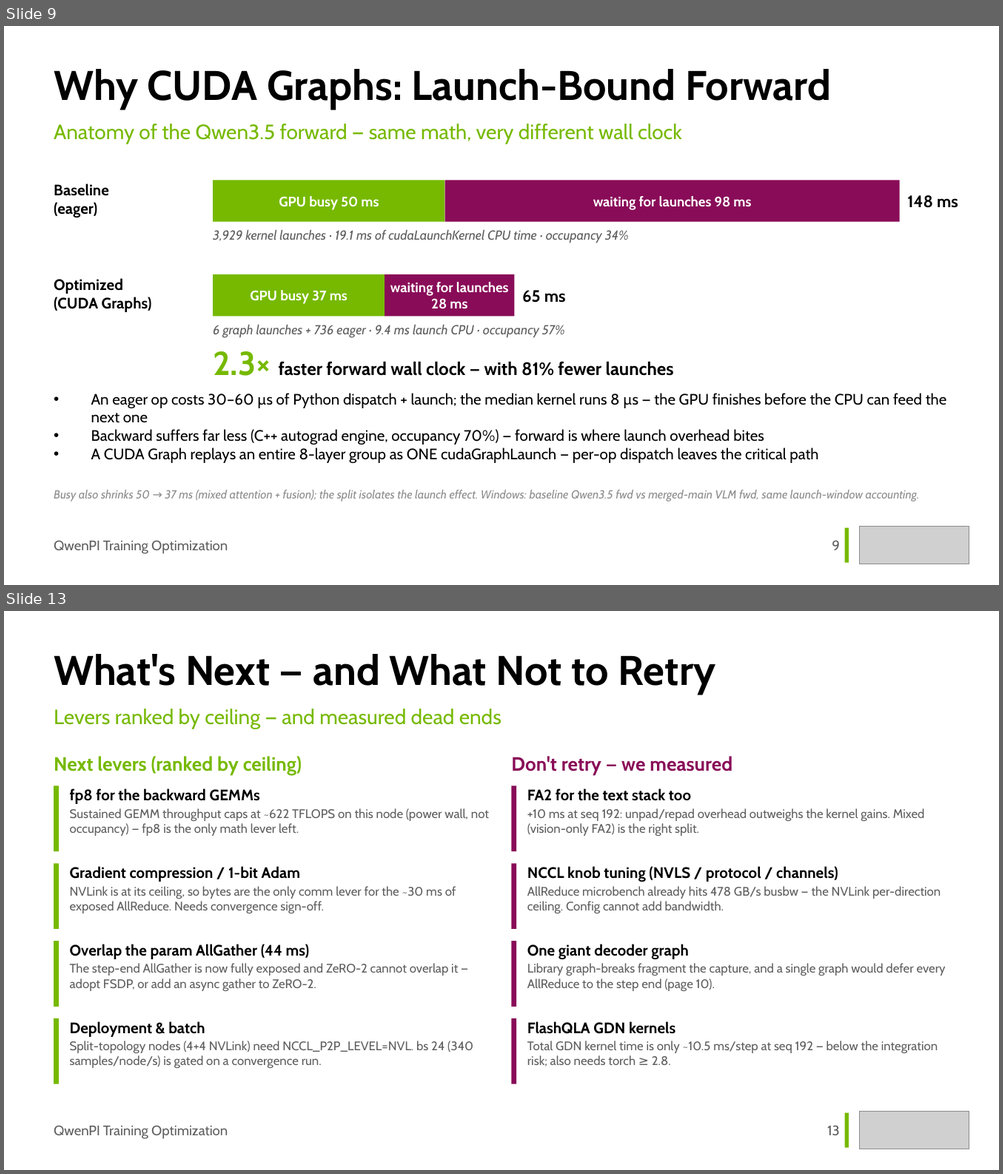
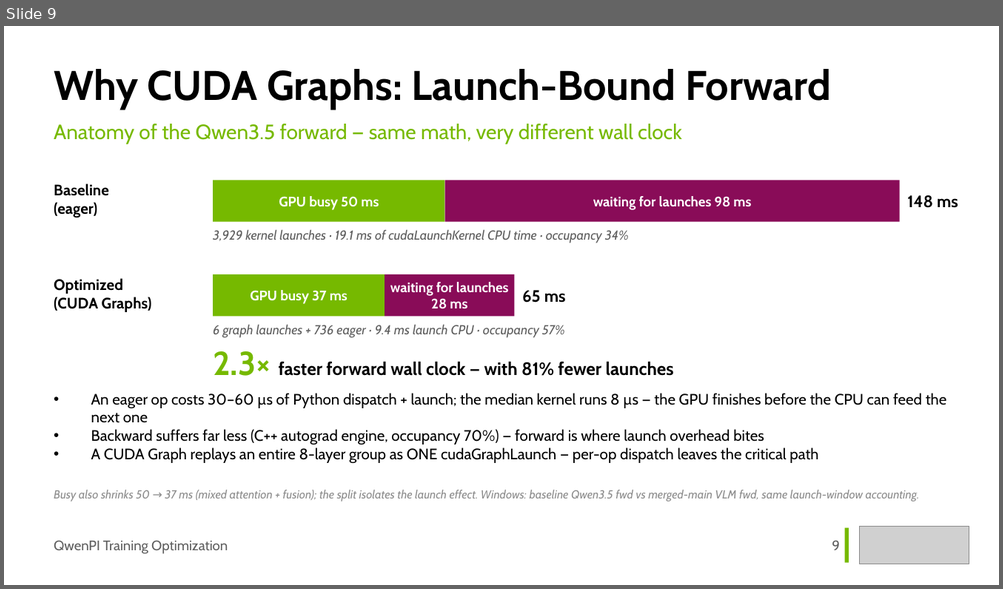
Before and after one commit to Holworth/starVLA, a slide deck: docs/slides/qwenpi-optimization.pptx. Shown one above the other, each under a label of ours: slides 9 and 13 before the commit, slide 9 after it; the slides between them are not shown. The pictures are 1003x1174 and 1003x589 pixels, drawn with LibreOffice and Linux fonts; fonts in the diff are those of the drawing; grey boxes stand for pictures. Boxes give left, top, right and bottom in pixels: in the first picture for what was removed or moved away, otherwise in the second. Text is boxed around its words. In the diff, an @@ line names an element or a change of style, - is before the commit and + after.

Commit message:
docs(slides): period-basis accounting deck-wide; AllGather-exposed closing timeline; 1000-step loss A/B

```diff
--- a/docs/slides/qwenpi-optimization.pptx
+++ b/docs/slides/qwenpi-optimization.pptx
@@ slide 13 removed at box(4, 611, 999, 1170), background #FFFFFF @@
@@ text removed at box(54, 654, 715, 694) @@
-What's Next — and What Not to Retry
@@ text removed at box(54, 709, 501, 729) @@
-Levers ranked by ceiling — and measured dead ends
@@ text removed at box(54, 756, 301, 775) @@
-Next levers (ranked by ceiling)
@@ text removed at box(511, 756, 732, 775) @@
-Don't retry — we measured
@@ rectangle removed at box(54, 786, 59, 851) @@
@@ rectangle removed at box(511, 786, 516, 851) @@
@@ text removed at box(70, 789, 260, 804) @@
-fp8 for the backward GEMMs
@@ text removed at box(70, 809, 489, 836) @@
-Sustained GEMM throughput caps at ~622 TFLOPS on this node (power wall, not occupancy) — fp8 is the only math lever left.
@@ text removed at box(527, 789, 691, 801) @@
-FA2 for the text stack too
@@ text removed at box(527, 809, 925, 836) @@
-+10 ms at seq 192: unpad/repad overhead outweighs the kernel gains. Mixed (vision-only FA2) is the right split.
@@ rectangle removed at box(54, 863, 59, 929) @@
@@ text removed at box(70, 866, 300, 882) @@
-Gradient compression / 1-bit Adam
@@ rectangle removed at box(511, 863, 516, 929) @@
@@ text removed at box(527, 866, 837, 882) @@
-NCCL knob tuning (NVLS / protocol / channels)
@@ text removed at box(70, 886, 456, 914) @@
-NVLink is at its ceiling, so bytes are the only comm lever for the ~30 ms of exposed AllReduce. Needs convergence sign-off.
@@ text removed at box(527, 886, 940, 914) @@
-AllReduce microbench already hits 478 GB/s busbw — the NVLink per-direction ceiling. Config cannot add bandwidth.
@@ rectangle removed at box(54, 941, 59, 1007) @@
@@ rectangle removed at box(511, 941, 516, 1007) @@
@@ text removed at box(70, 944, 310, 960) @@
-Overlap the param AllGather (44 ms)
@@ text removed at box(70, 963, 458, 991) @@
-The step-end AllGather is now fully exposed and ZeRO-2 cannot overlap it — adopt FSDP, or add an async gather to ZeRO-2.
@@ text removed at box(527, 944, 688, 960) @@
-One giant decoder graph
@@ text removed at box(527, 963, 945, 991) @@
-Library graph-breaks fragment the capture, and a single graph would defer every AllReduce to the step end (page 10).
@@ rectangle removed at box(54, 1019, 59, 1085) @@
@@ text removed at box(70, 1022, 205, 1037) @@
-Deployment & batch
@@ rectangle removed at box(511, 1019, 516, 1085) @@
@@ text removed at box(527, 1022, 675, 1034) @@
-FlashQLA GDN kernels
@@ text removed at box(70, 1041, 473, 1068) @@
-Split-topology nodes (4+4 NVLink) need NCCL_P2P_LEVEL=NVL. bs 24 (340 samples/node/s) is gated on a convergence run.
@@ text removed at box(527, 1041, 937, 1067) @@
-Total GDN kernel time is only ~10.5 ms/step at seq 192 — below the integration risk; also needs torch ≥ 2.8.
@@ rectangle removed at box(845, 1113, 848, 1148) @@
@@ picture removed at box(859, 1112, 969, 1150) @@
@@ text removed at box(54, 1125, 227, 1139) @@
-QwenPI Training Optimization
@@ text removed at box(827, 1125, 839, 1136) @@
-13
```
Also in this commit, not shown: 7 slides changed, 1 slide added, 1 other file.
